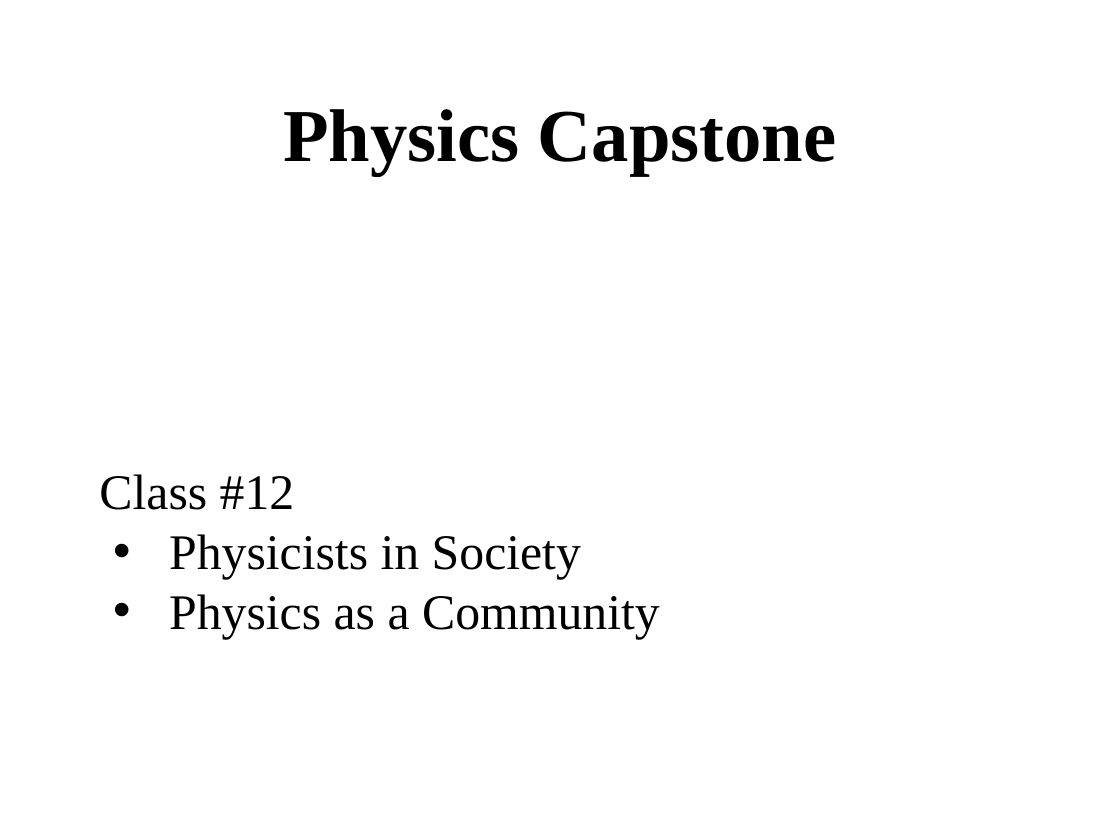
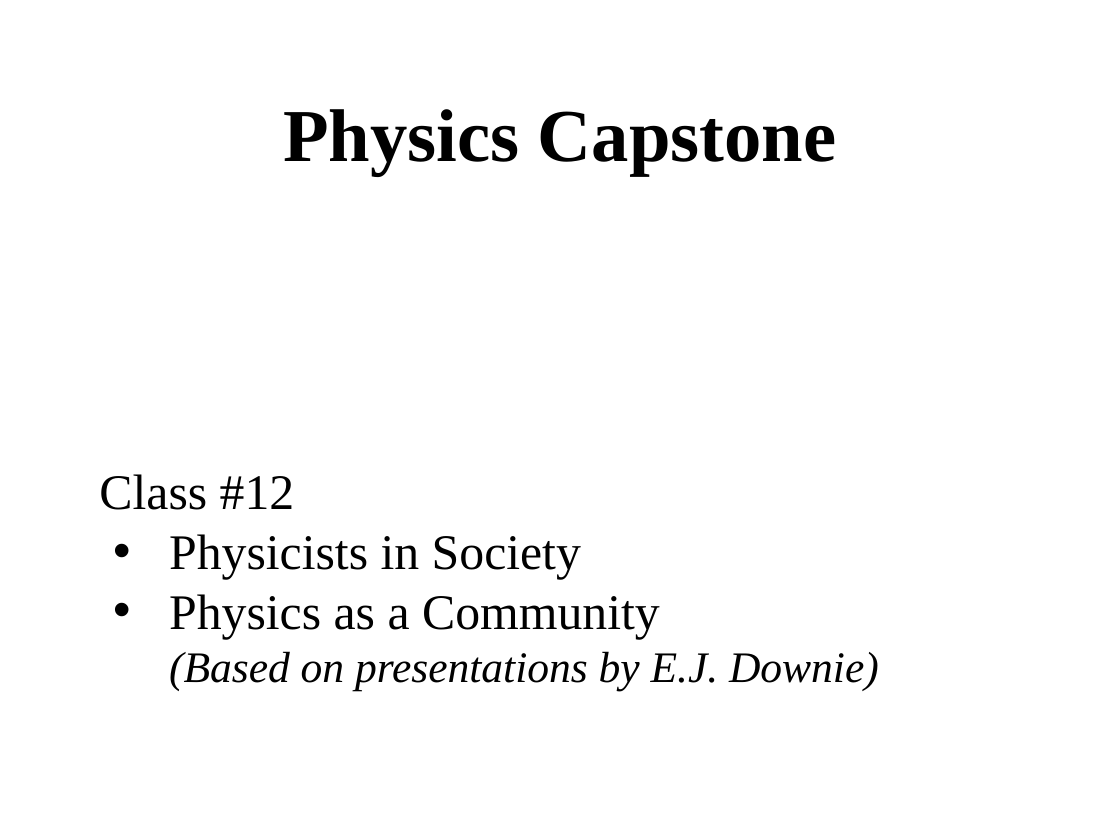
Before and after one commit to ajvanderhorst/PhysicsCapstoneGW, a slide deck: slide 1 of Slides/Class12.pptx. Drawn at 1120x840 pixels with LibreOffice and Linux fonts; fonts in the diff are those of the drawing. Boxes give left, top, right and bottom in pixels: in the first picture for what was removed or moved away, otherwise in the second. Text is boxed around its words. In the diff, an @@ line names an element or a change of style, - is before the commit and + after.

```diff
--- a/Slides/Class12.pptx
+++ b/Slides/Class12.pptx
@@ text at (169,651,879,691): paragraph added @@
+  (Based on presentations by E.J. Downie)
```
